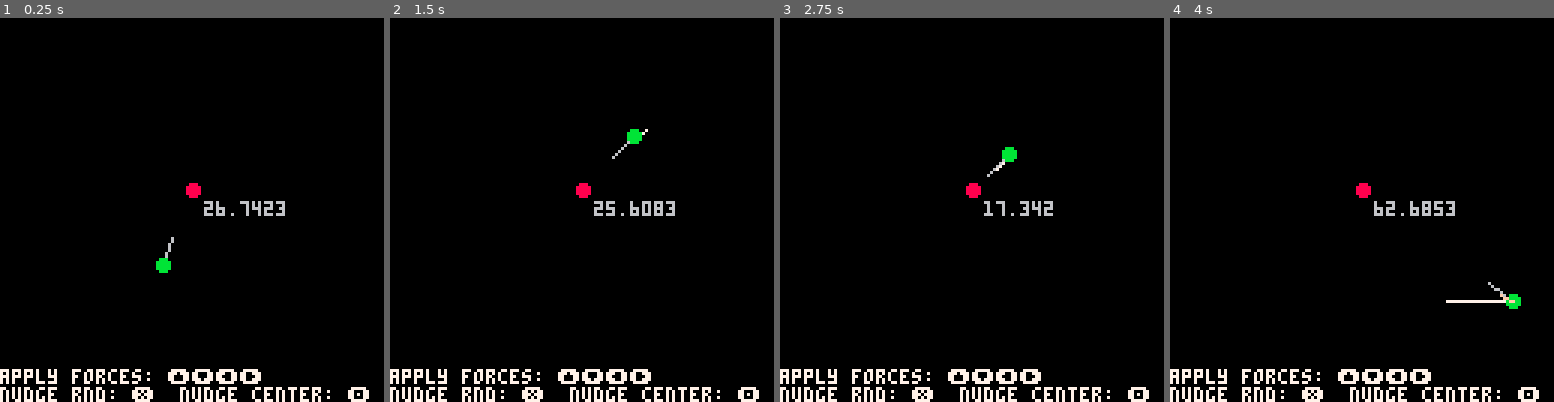
Above: before the commit, frames 1-4 (left to right).
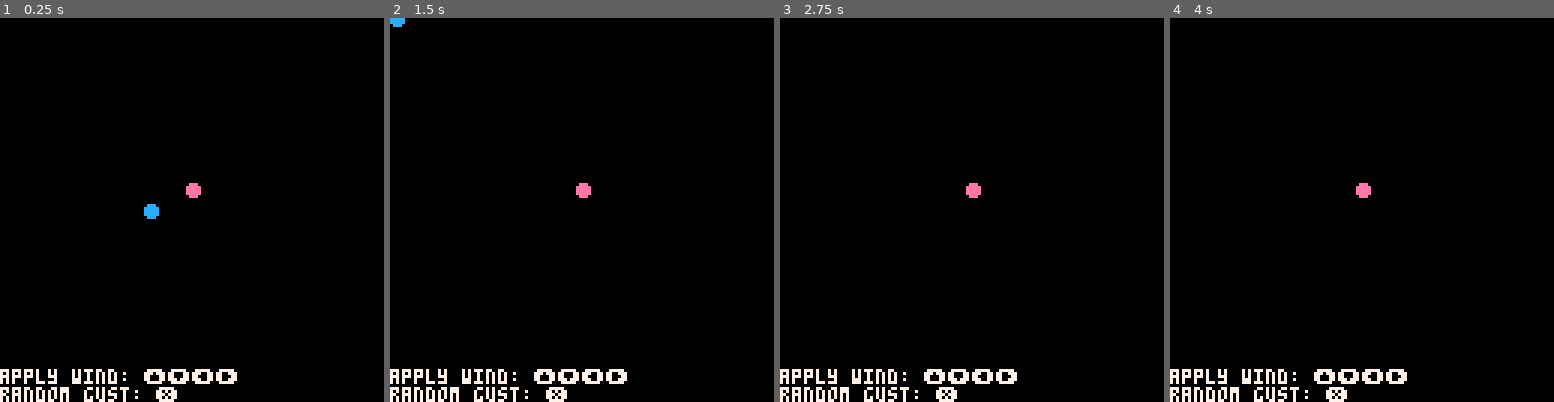
Above: after the commit, the same moments.

Repository: camerongoble/piconoc
Game: PICO-8 cartridge piconoc.p8
The game is run twice, just before and just after one commit, with the same random seed, the same clock (stepped at 60 frames per second) and the same inputs.
Inputs:
- Up to frame 1 (0.25 s): no input
- Up to frame 2 (1.5 s): tap O (Z key) at 0.33, 0.7, 1.43 s; tap X (X key) at 1.07 s
- Up to frame 3 (2.75 s): hold Left 1.97-2.37 s; tap X (X key) at 2.07, 2.4, 2.73 s; tap O (Z key) at 2.22 s; hold Down from 2.42 s (still down)
- Up to frame 4 (4 s): release Down at 2.82 s; hold Right 2.87-3.53 s; tap X (X key) at 3.07, 3.4, 3.73 s; tap O (Z key) at 3.1, 3.98 s; hold Up from 3.58 s (still down)

The runs differ from the first frame. In frame 1, 2.9% of the frame differs, in the area x 0-97%, y 42-100%; in frame 2, 2.9%; in frame 3, 2.7%; in frame 4, 3.0%.

Commit message:
Included forces state machine, NoC chapter 2 Added/improved debug

Diff:
--- a/libs/debug.lua
+++ b/libs/debug.lua
@@ -1,16 +1,21 @@
 function printh_table(tbl, n)
   -- prints contents of a table, including subtables.
- local offset = 0 or n
- local o = ""
- for i=1,offset do
-  o = o.."."
- end
- for k,v in pairs(tbl) do
-  if type(v) == "table" then
-   printh(o.."sub-table "..k)
-   printh_table(v, offset+1)
-  elseif type(v) != "function" then
-   printh(o..k..": "..tostr(v))
+  local offset = 0 or n
+  local o = ""
+  for i=1,offset do
+    o = o.."."
   end
- end
+  local fs = ""
+  for k,v in pairs(tbl) do
+    if type(v) == "table" then
+      printh(o.."sub-table "..k)
+      printh_table(v, offset+1)
+    elseif type(v) == "function" then
+      fs = fs .. k ..";  "
+    else
+      printh(o..k..": "..tostr(v))
+    end
+  end
+  printh("functions:")
+  printh(fs)
 end
--- a/piconoc.p8
+++ b/piconoc.p8
@@ -6,6 +6,9 @@
 -- a life-like system of autonomous
 -- agent behaviors for pico-8
 
+-- the little black dress of programming
+#include libs/debug.lua
+
 -- entity component systems (ecs)
 -- handles processing large
 -- collections of object agents
@@ -15,6 +18,7 @@
 -- behavior code based on daniel
 -- schiffman's "nature of code"
 #include libs/1-vectors.lua
+#include libs/2-forces.lua
 
 -- note: piconoc uses state machines
 -- called "chapters" to
@@ -39,16 +43,25 @@
  init_world()
 
  -- set up state machine with various name, init and update functions
+  state = "forces"
+
  chapters = {}
- chapters["vectors"]={init=_vectors_init, update=_vectors_update, hint="apply forces: ⬆️⬇️⬅️➡️\nnudge rnd: ❎  nudge center: 🅾️"}
- state = "vectors"
-
+ chapters["vectors"]={
+  init=_vectors_init,
+  update=_vectors_update,
+  hint="apply forces: ⬆️⬇️⬅️➡️\nnudge rnd: ❎  nudge center: 🅾️"
+ }
+ chapters["forces"]={
+  init=_forces_init,
+  update=_forces_update,
+  hint="apply wind: ⬆️⬇️⬅️➡️\nrandom gust: ❎"
+ }
  -- debug levels correspond to chapters in "nature of code"
  -- levels show debug info for topics in each chapter
  -- the game can be in one state while debugging processes from another
  -- very handy for seeing how topics interact across chapters
  -- see keey in chapters table above for possible values
- debug_level = "vectors"
+ debug_level = "forces"
 
  -- now start the whole thing off!
  chapters[state].init()
